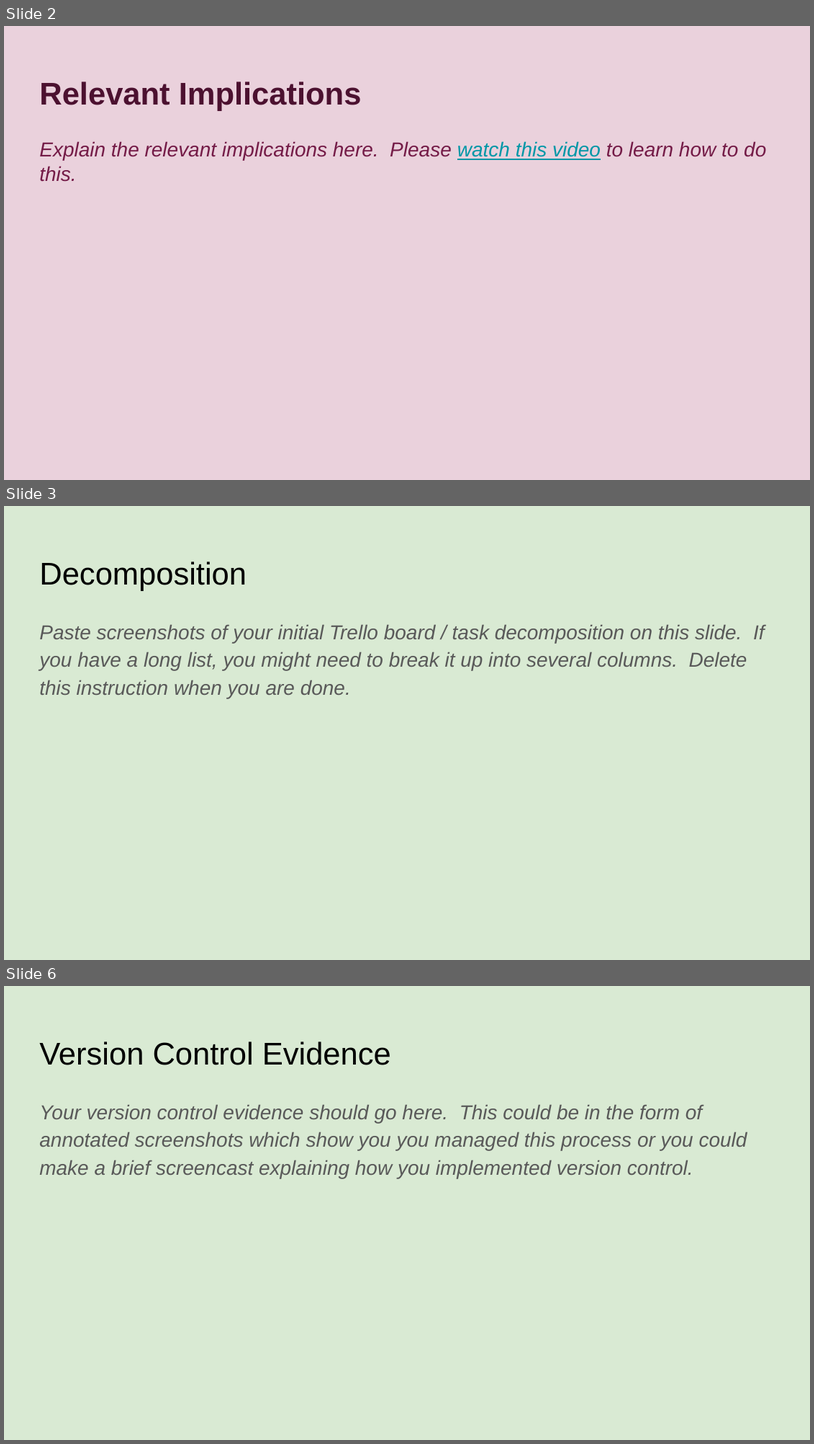
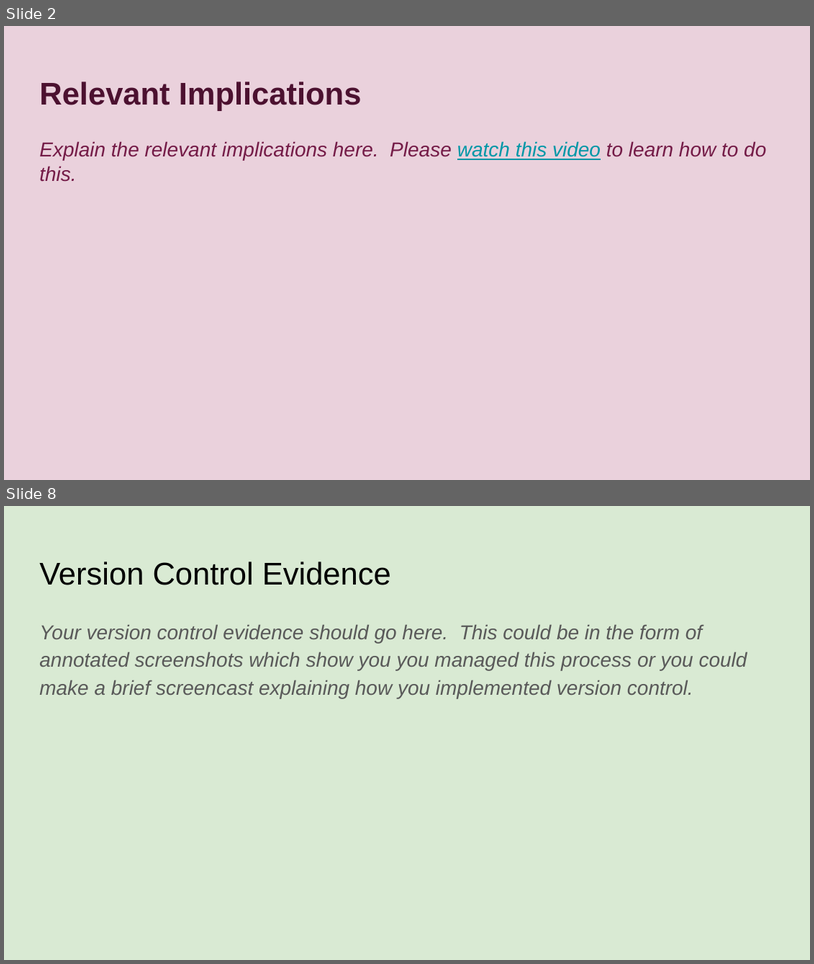
Before and after one commit to KaitlinEus/Pizza_bot, a slide deck: Python.pptx. Shown one above the other, each under a label of ours: slides 2, 3 and 6 before the commit, slides 2 and 8 after it; the slides between them are not shown. The pictures are 814x1444 and 814x964 pixels, drawn with LibreOffice and Linux fonts; fonts in the diff are those of the drawing. Boxes give left, top, right and bottom in pixels: in the first picture for what was removed or moved away, otherwise in the second. Text is boxed around its words. In the diff, an @@ line names an element or a change of style, - is before the commit and + after.

```diff
--- a/Python.pptx
+++ b/Python.pptx
@@ slide 3 removed at box(4, 506, 810, 960), background #D9EAD3 @@
@@ title removed at box(39, 561, 247, 591) @@
-Decomposition
@@ text removed at box(39, 624, 765, 698) @@
-Paste screenshots of your initial Trello board / task decomposition on this slide. If you have a long list, you might need to break it up into several columns. Delete this instruction when you are done.
@@ what was slide 6 is now slide 8 @@
```
Also in this commit, not shown: 3 slides changed, 3 slides added.
